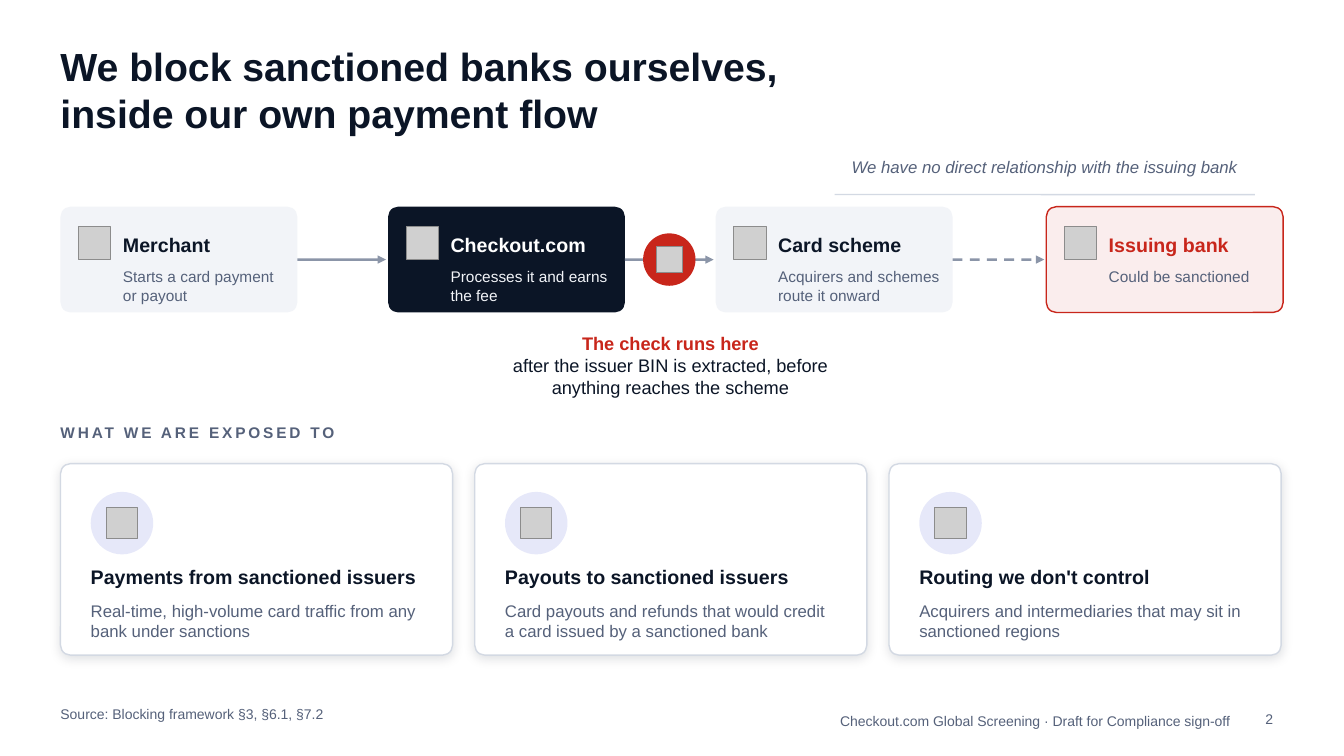
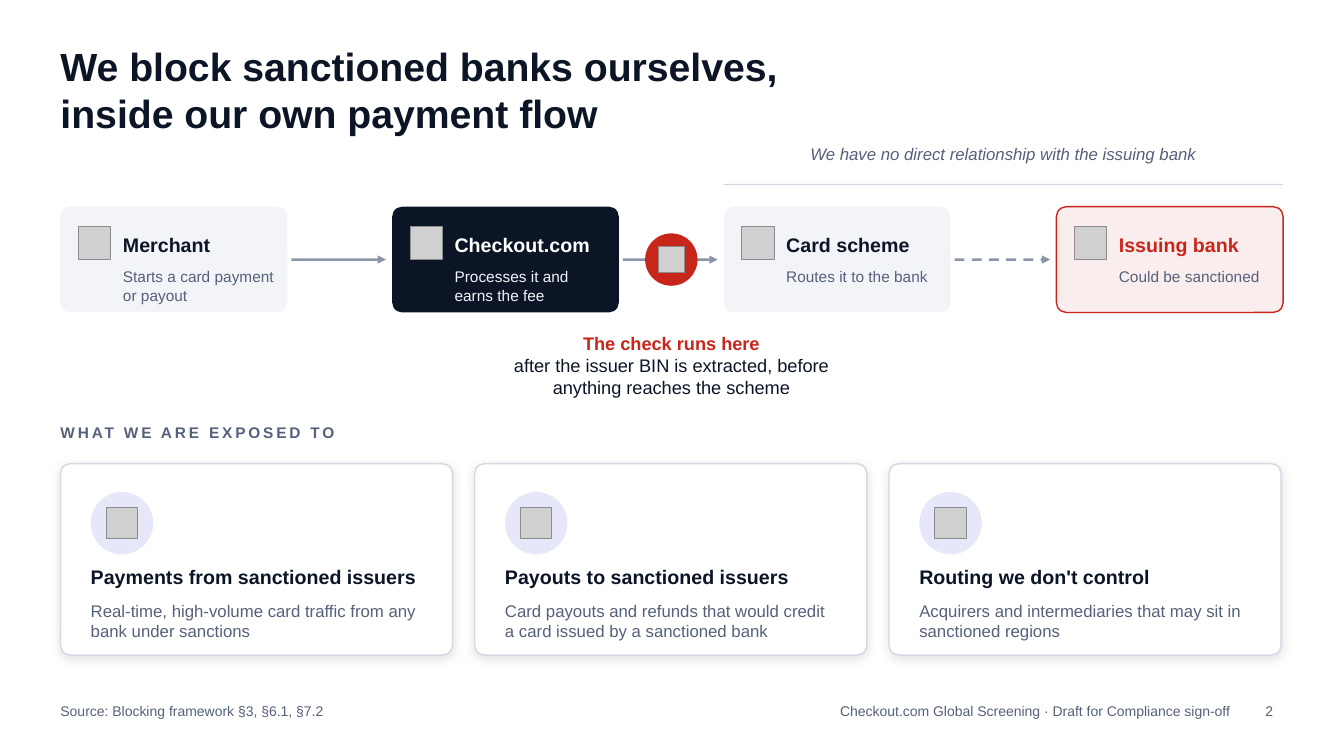
Before and after one commit to danielslonim-art/Screening, a slide deck: slide 2 of summit/bin-blocking-flow/deck/bin-blocking-summit-deck.pptx. Drawn at 1344x756 pixels with LibreOffice and Linux fonts; fonts in the diff are those of the drawing; grey boxes stand for pictures. Boxes give left, top, right and bottom in pixels: in the first picture for what was removed or moved away, otherwise in the second. Text is boxed around its words. In the diff, an @@ line names an element or a change of style, - is before the commit and + after.

```diff
--- a/summit/bin-blocking-flow/deck/bin-blocking-summit-deck.pptx
+++ b/summit/bin-blocking-flow/deck/bin-blocking-summit-deck.pptx
@@ text "We have no direct relationship ...": place and size @@
-text "We have no direct relationship ..." at bbox=[852, 161, 1237, 177]
+text "We have no direct relationship ..." at bbox=[810, 148, 1195, 164]
@@ rounded rectangle: place and size @@
-rounded rectangle at bbox=[60, 207, 297, 313]
+rounded rectangle at bbox=[60, 207, 287, 313]
@@ rounded rectangle: place and size @@
-rounded rectangle at bbox=[388, 207, 625, 313]
+rounded rectangle at bbox=[392, 207, 619, 313]
@@ rounded rectangle: place and size @@
-rounded rectangle at bbox=[716, 207, 953, 313]
+rounded rectangle at bbox=[724, 207, 951, 313]
@@ line moved from (835, 195) - (1255, 195) to (724, 185) - (1284, 185) @@
@@ rounded rectangle: place and size @@
-rounded rectangle at bbox=[1047, 207, 1284, 313]
+rounded rectangle at bbox=[1057, 207, 1284, 313]
@@ picture: place and size @@
-picture at bbox=[406, 227, 439, 259]
+picture at bbox=[410, 227, 443, 259]
@@ text "Checkout.com": place and size @@
-text "Checkout.com" at bbox=[451, 237, 586, 253]
+text "Checkout.com" at bbox=[455, 237, 590, 253]
@@ picture: place and size @@
-picture at bbox=[734, 227, 766, 259]
+picture at bbox=[742, 227, 774, 259]
@@ text "Card scheme": place and size @@
-text "Card scheme" at bbox=[778, 237, 901, 253]
+text "Card scheme" at bbox=[786, 237, 909, 253]
@@ picture: place and size @@
-picture at bbox=[1065, 227, 1097, 259]
+picture at bbox=[1075, 227, 1107, 259]
@@ text "Issuing bank": place and size @@
-text "Issuing bank" at bbox=[1109, 237, 1229, 256]
+text "Issuing bank" at bbox=[1119, 237, 1239, 256]
@@ arrow moved from (297, 260) - (386, 260) to (291, 260) - (386, 260) @@
@@ text "Processes it and earns the ..." rewrapped from bbox=[451, 271, 608, 301] to bbox=[455, 271, 569, 301] @@
@@ arrow moved from (625, 260) - (714, 260) to (623, 260) - (718, 260) @@
@@ arrow moved from (953, 260) - (1045, 260) to (955, 260) - (1051, 260) @@
@@ text "Could be sanctioned": place and size @@
-text "Could be sanctioned" at bbox=[1109, 271, 1250, 282]
+text "Could be sanctioned" at bbox=[1119, 271, 1260, 282]
@@ text at bbox=[786, 271, 927, 282]: text changed @@
-Acquirers and schemes route it onward
+Routes it to the bank
@@ text "Source: Blocking framework §3, §6.1, ..." at bbox=[60, 706, 323, 719]: vertical alignment top to middle @@
@@ text "Checkout.com Global Screening · Draft ...": place and size @@
-text "Checkout.com Global Screening · Draft ..." at bbox=[840, 716, 1230, 729]
+text "Checkout.com Global Screening · Draft ..." at bbox=[840, 706, 1230, 719]
@@ page number at bbox=[1265, 706, 1273, 716]: vertical alignment top to middle @@
@@ page number: place and size @@
-page number at bbox=[1265, 714, 1273, 724]
+page number at bbox=[1265, 706, 1273, 716]
```
Also in this commit, not shown: 6 other slides changed, 1 slide added, 1 slide removed, 3 other files.
